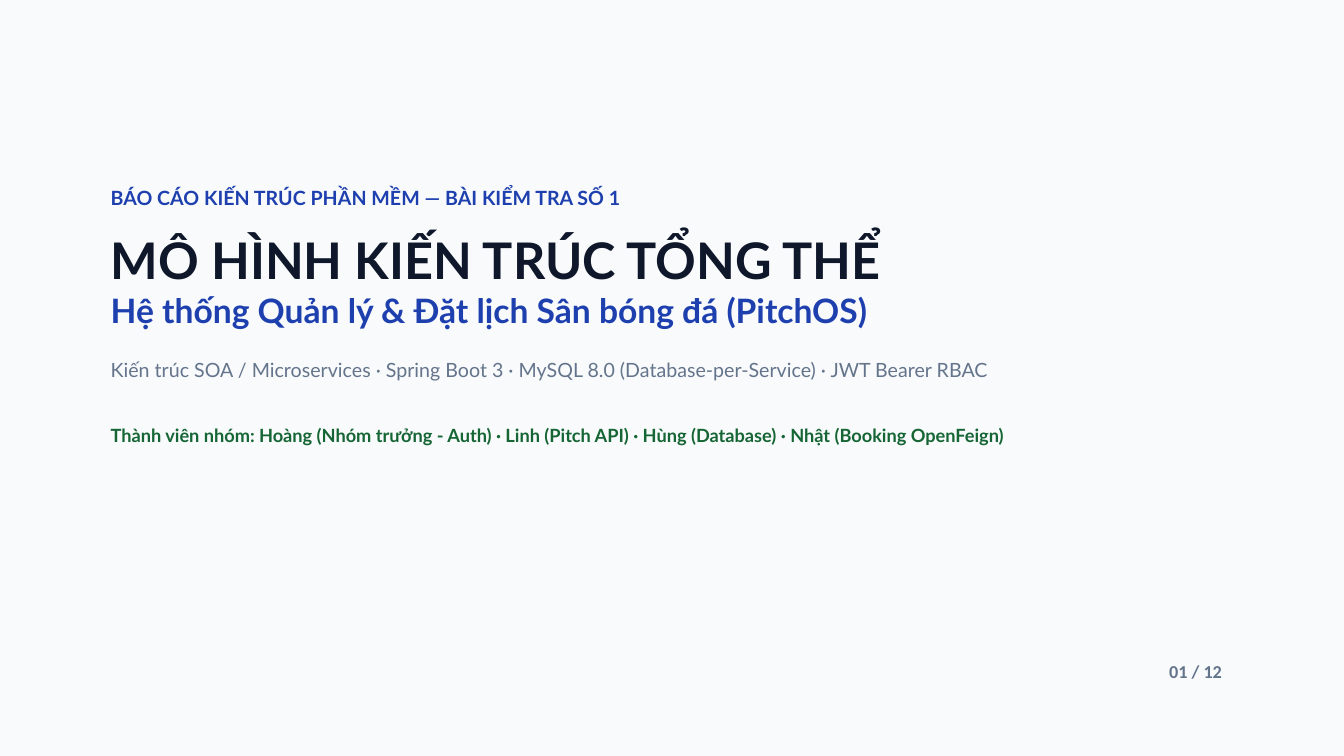
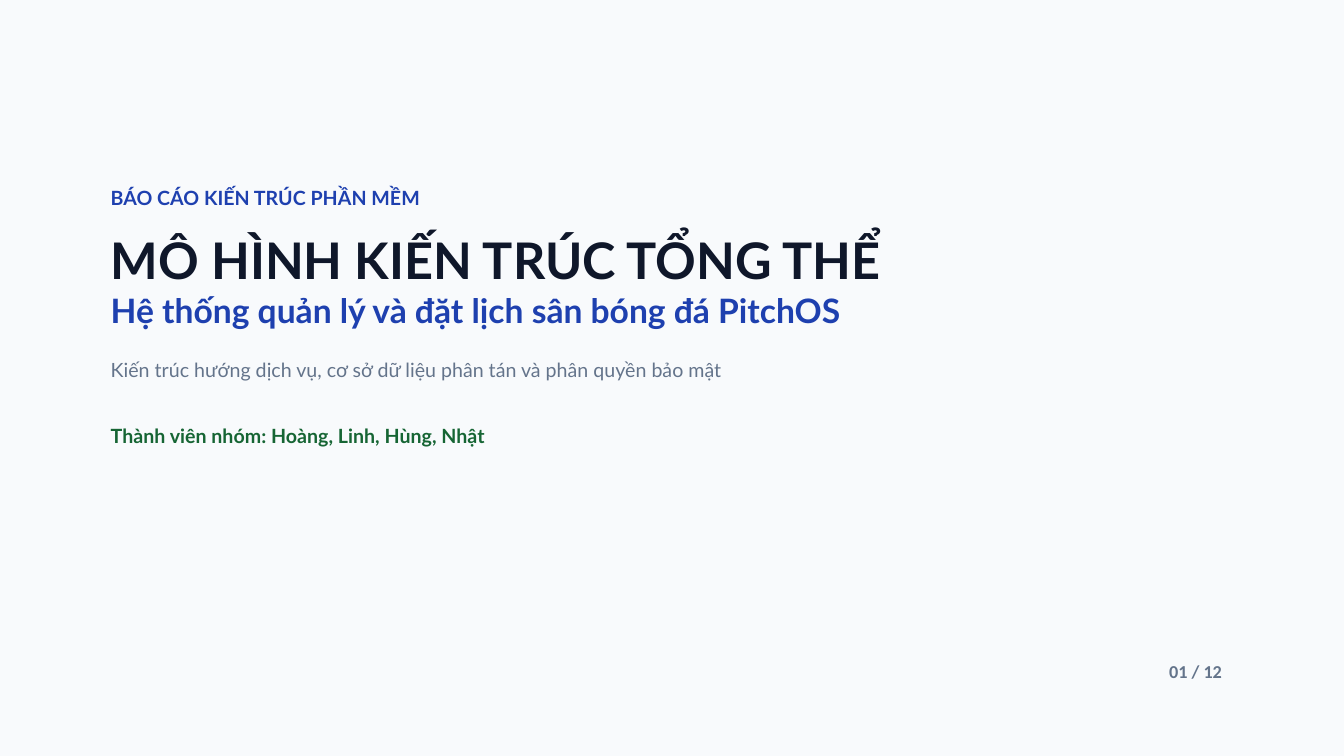
Before and after one commit to viduchung/PTPM, a slide deck: slide 1 of docs/PitchOS-mo-hinh-kien-truc.pptx. Drawn at 1344x756 pixels with LibreOffice and Linux fonts; fonts in the diff are those of the drawing. Boxes give left, top, right and bottom in pixels: in the first picture for what was removed or moved away, otherwise in the second. Text is boxed around its words. In the diff, an @@ line names an element or a change of style, - is before the commit and + after.

```diff
--- a/docs/PitchOS-mo-hinh-kien-truc.pptx
+++ b/docs/PitchOS-mo-hinh-kien-truc.pptx
@@ text at [111,189,419,205]: text changed @@
-BÁO CÁO KIẾN TRÚC PHẦN MỀM — BÀI KIỂM TRA SỐ 1
+BÁO CÁO KIẾN TRÚC PHẦN MỀM
@@ text at [111,296,840,447]: text changed; size 13 to 14 pt; text colour #166534 to #64748B @@
-Hệ thống Quản lý & Đặt lịch Sân bóng đá (PitchOS)
-Kiến trúc SOA / Microservices · Spring Boot 3 · MySQL 8.0 (Database-per-Service) · JWT Bearer RBAC
-Thành viên nhóm: Hoàng (Nhóm trưởng - Auth) · Linh (Pitch API) · Hùng (Database) · Nhật (Booking OpenFeign)
+Hệ thống quản lý và đặt lịch sân bóng đá PitchOS
+Kiến trúc hướng dịch vụ, cơ sở dữ liệu phân tán và phân quyền bảo mật
+Thành viên nhóm: Hoàng, Linh, Hùng, Nhật
```
Also in this commit, not shown: 9 other slides changed, 8 other files.
